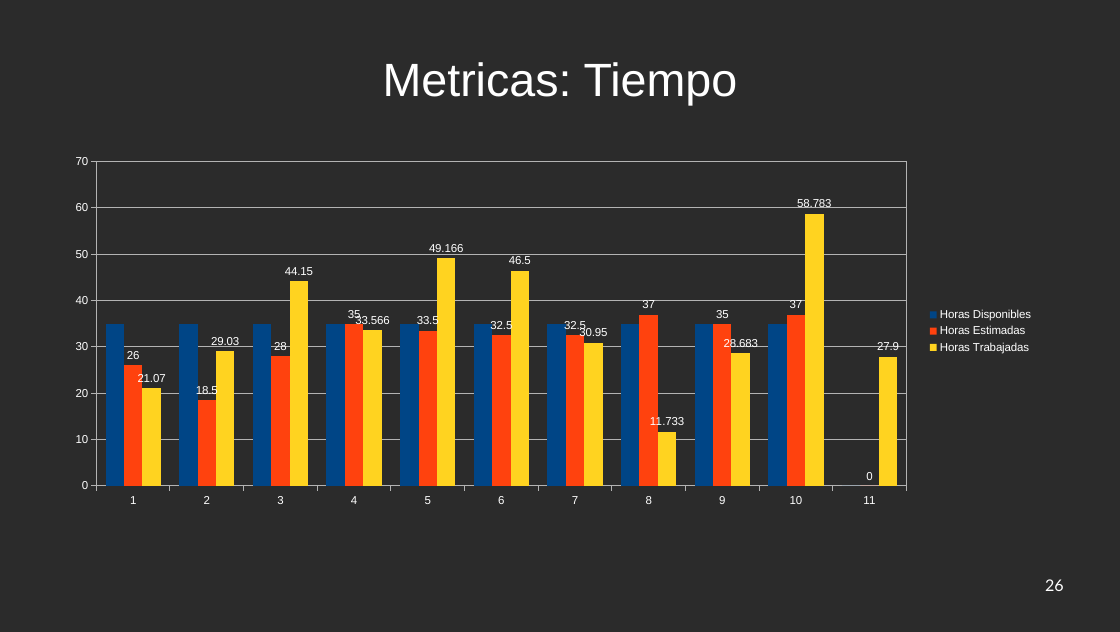
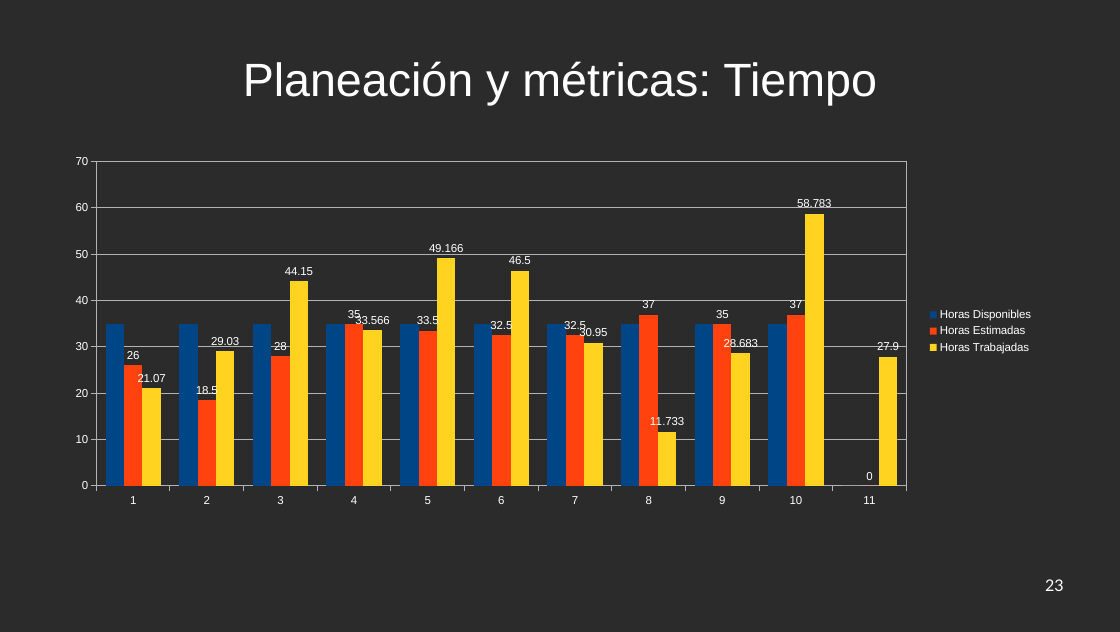
Before and after one commit to jw92/PPR, a slide deck: slide 23 of final.odp (slide 26 before the commit). Drawn at 1120x632 pixels with LibreOffice and Linux fonts; fonts in the diff are those of the drawing; background and template pictures are left out; a plain dark background stands for a picture behind light text. Boxes give left, top, right and bottom in pixels: in the first picture for what was removed or moved away, otherwise in the second. Text is boxed around its words. In the diff, an @@ line names an element or a change of style, - is before the commit and + after.

```diff
--- a/final.odp
+++ b/final.odp
@@ title at box(243, 61, 877, 105): text changed @@
-Metricas: Tiempo
+Planeación y métricas: Tiempo
@@ page number at box(1045, 579, 1064, 591): text changed @@
-26
+23
```
Also in this commit, not shown: 9 other slides changed, 14 slides added, 17 slides removed.
